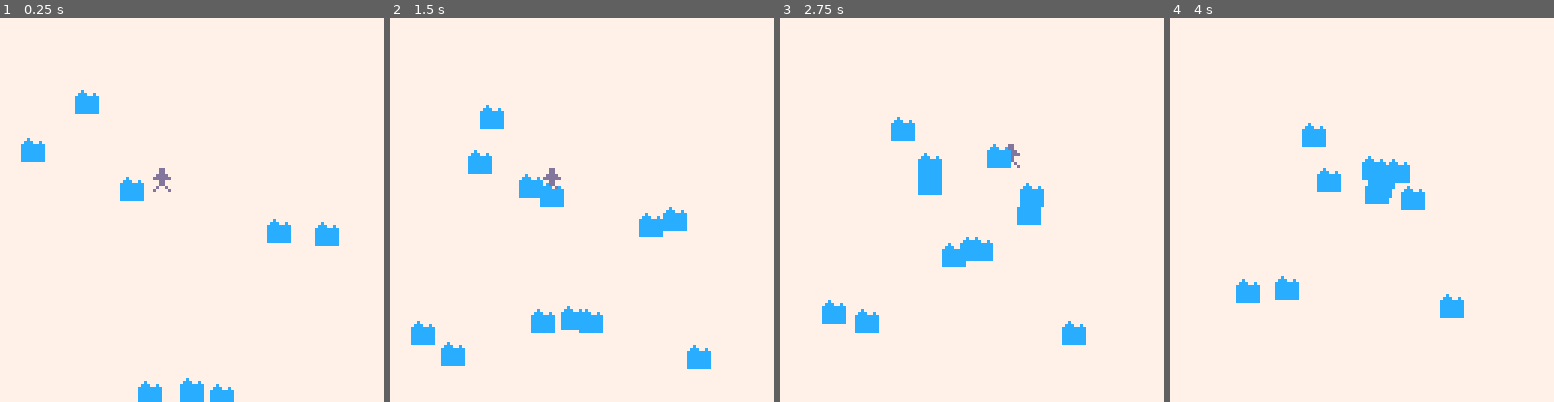
Above: before the commit, frames 1-4 (left to right).
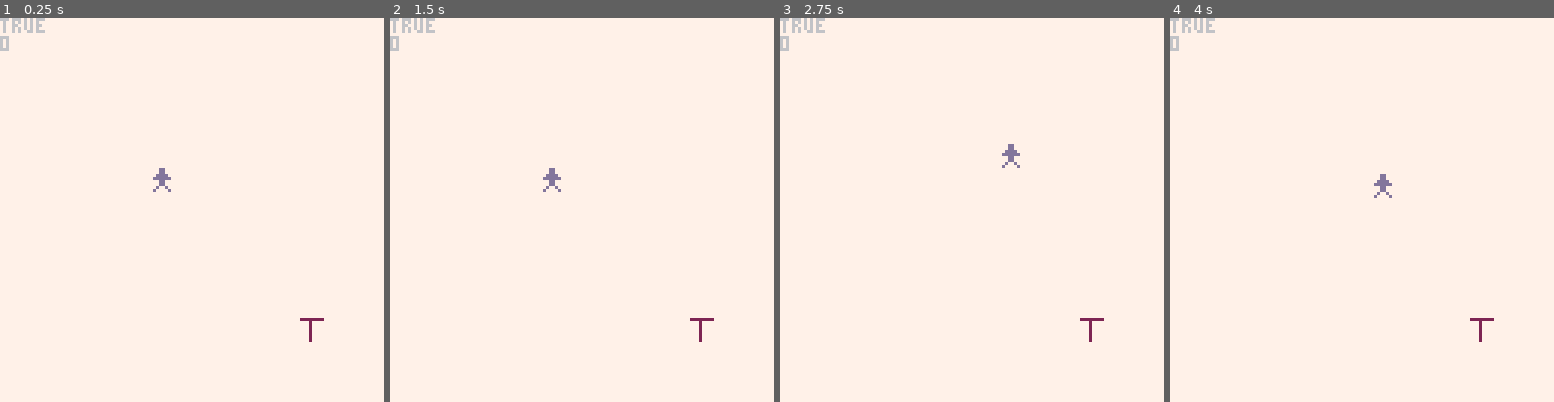
Above: after the commit, the same moments.

Repository: wsasaki01/icebreaker
Game: PICO-8 cartridge p1/icebreaker-p1.p8
Same seed, same stepped clock (60 frames per second), same inputs: the game is played once before the commit and once after it.
Inputs:
- Up to frame 1 (0.25 s): no input
- Up to frame 2 (1.5 s): tap X (X key) at 0.33, 1.07 s
- Up to frame 3 (2.75 s): hold Right 1.6-2.1 s; tap X (X key) at 1.85 s; hold Up 2.15-2.42 s; hold Right from 2.47 s (still down)
- Up to frame 4 (4 s): tap X (X key) at 2.97 s; release Right at 3.03 s; hold Left 3.08-3.58 s; hold Down 3.63-3.97 s

The runs differ from the first frame. In frame 1, 2.8% of the frame differs, in the area x 0-89%, y 0-100%; in frame 2, 4.2%, in the area x 0-85%, y 0-92%; in frame 3, 4.0%; in frame 4, 3.4%.

Commit message:
Add enemy and attacks

Diff:
--- a/p1/icebreaker-p1.p8
+++ b/p1/icebreaker-p1.p8
@@ -3,11 +3,13 @@
 __lua__
 #include main.lua
 __gfx__
-00000000000dd00000c0000000000000000000000000000000000000000000000000000000000000000000000000000000000000000000000000000000000000
-00000000000dd0000ccc00c000000000000000000000000000000000000000000000000000000000000000000000000000000000000000000000000000000000
-0070070000dddd00cccccccc00000000000000000000000000000000000000000000000000000000000000000000000000000000000000000000000000000000
-000770000dddddd0cccccccc00000000000000000000000000000000000000000000000000000000000000000000000000000000000000000000000000000000
-00077000000dd000cccccccc00000000000000000000000000000000000000000000000000000000000000000000000000000000000000000000000000000000
-00700700000dd000cccccccc00000000000000000000000000000000000000000000000000000000000000000000000000000000000000000000000000000000
-0000000000d00d00cccccccc00000000000000000000000000000000000000000000000000000000000000000000000000000000000000000000000000000000
-000000000d0000d0cccccccc00000000000000000000000000000000000000000000000000000000000000000000000000000000000000000000000000000000
+00000000000dd00000c0000022222222000000000000000000000000000000000000000000000000000000000000000000000000000000000000000000000000
+00000000000dd0000ccc00c000020000000000000000000000000000000000000000000000000000000000000000000000000000000000000000000000000000
+0070070000dddd00cccccccc00020000000000000000000000000000000000000000000000000000000000000000000000000000000000000000000000000000
+000770000dddddd0cccccccc00020000000000000000000000000000000000000000000000000000000000000000000000000000000000000000000000000000
+00077000000dd000cccccccc00020000000000000000000000000000000000000000000000000000000000000000000000000000000000000000000000000000
+00700700000dd000cccccccc00020000000000000000000000000000000000000000000000000000000000000000000000000000000000000000000000000000
+0000000000d00d00cccccccc00020000000000000000000000000000000000000000000000000000000000000000000000000000000000000000000000000000
+000000000d0000d0cccccccc00020000000000000000000000000000000000000000000000000000000000000000000000000000000000000000000000000000
+
+
--- a/p1/main.lua
+++ b/p1/main.lua
@@ -1,9 +1,33 @@
 function _init()
     p = {
-        x = 50,
-        y = 50
+        s = 1,
+        x = 50, xw = 8,
+        y = 50, yw = 8,
+
+        cooldown = 150,
+        charge = true
     }
 
+    h = {
+        s = 3,
+        x = 100, xw = 8,
+        y = 100, yw = 8,
+        equipped = false,
+
+        draw = function(self)
+            if not self.equipped then
+                spr(self.s, self.x, self.y)
+            end
+        end,
+
+        check = function(self)
+            if collide(p.x, p.y, p.xw, p.yw, self.x, self.y, self.xw, self.yw) then
+                self.equipped = true
+            end
+        end
+    }
+
+    attacks = {}
     enemies = {}
     enemy_mt = {}
 end
@@ -14,22 +38,52 @@
     if btn(2) and p.y>0 then p.y-=1 end
     if btn(3) and p.y<120 then p.y+=1 end
 
-    if #enemies < 12 then
+    if p.charge == p.cooldown then
+        p.charge = true
+    end
+
+    if p.charge != true then
+        p.charge += 1
+    end
+
+    if btn(5) and h.equipped and p.charge==true and #attacks<1 then
+        p.charge = 0
+        add(attacks, create_attack())
+    end
+
+    for a in all(attacks) do
+        a:follow()
+        a:decay()
+    end
+
+    if #enemies < 0 then
         gen_enemy()
     end
+
+    for e in all(enemies) do
+        e:move()
+    end
+
+    h:check()
 end
 
 function _draw()
     cls(7)
 
-    spr(1, p.x, p.y)
+    for a in all(attacks) do
+        a:draw()
+    end
 
-    for e in all(enemies) do
-        e:move()
-    end
+    spr(p.s, p.x, p.y)
+
     for e in all(enemies) do
         e:draw()
     end
+
+    h:draw()
+
+    print(p.charge)
+    print(#attacks)
 end
 
 function gen_enemy()
@@ -50,3 +104,34 @@
     }
     add(enemies, enemy)
 end
+
+function collide(x1, y1, w1, h1, x2, y2, w2, h2)
+    return abs((x2+(w2/2))-(x1+(w1/2)))<(w1/2)+(w2/2) and
+    abs((y2+(h2/2))-(y1+(h1/2)))<(h1/2)+(h2/2)
+end
+
+function create_attack()
+    return {
+        x = p.x,
+        xw = 10,
+        y = p.y,
+        yw = 10,
+        timer = 30,
+
+        follow = function(self)
+            self.x = p.x
+            self.y = p.y
+        end,
+
+        draw = function(self)
+            circfill(self.x+p.xw/2, self.y+p.yw/2, self.xw, 9)
+        end,
+
+        decay = function(self)
+            self.timer-=1
+            if self.timer==0 then
+                del(attacks, self)
+            end
+        end
+    }
+end
Not shown, changed: the sound effects (__sfx__) section of p1/icebreaker-p1.p8
